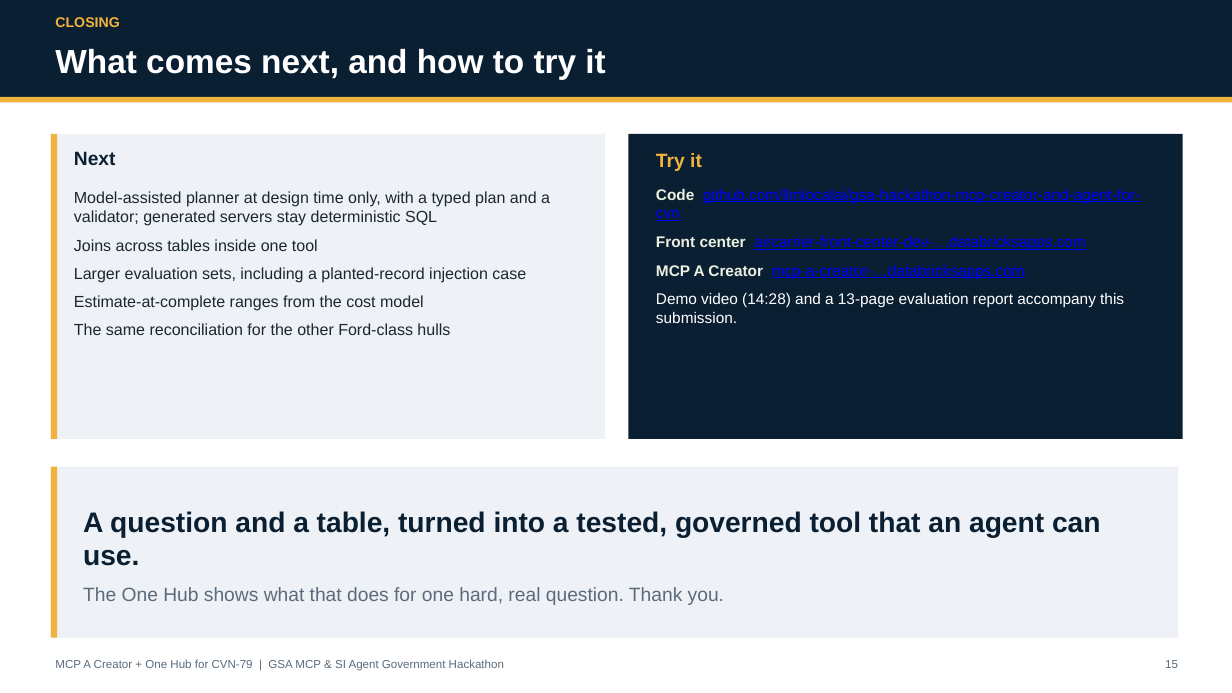
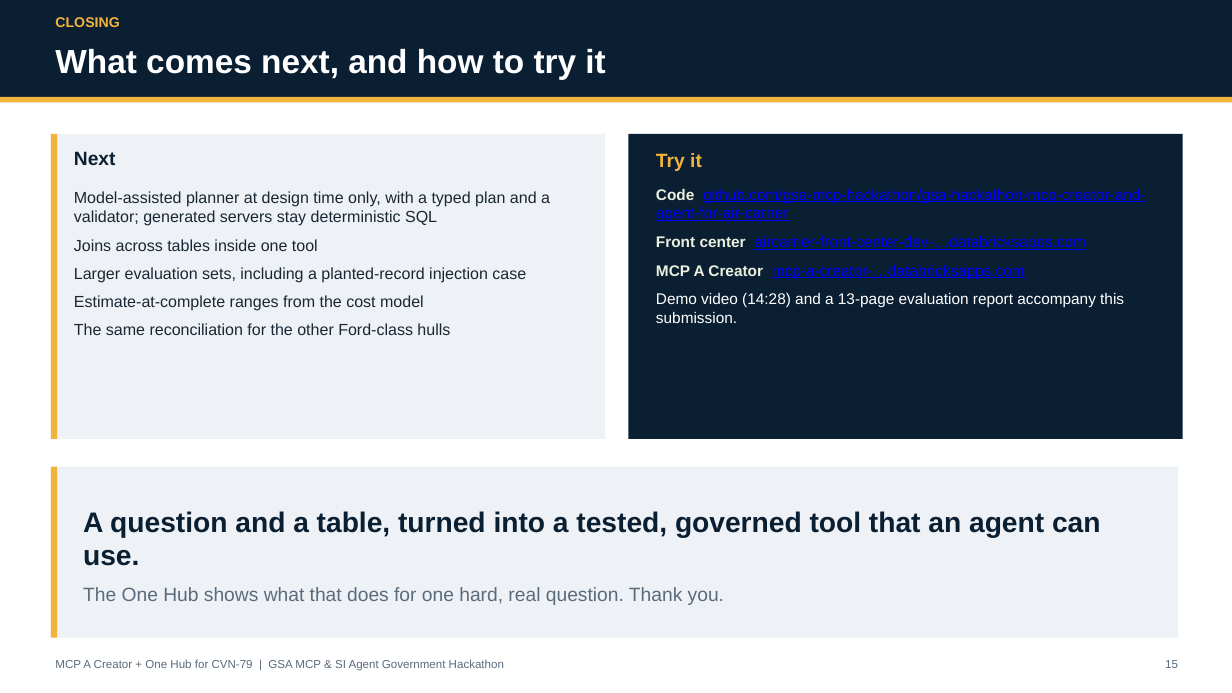
Before and after one commit to gsa-mcp-hackathon/gsa-hackathon-mcp-creator-and-agent-for-air-carrier, a slide deck: slide 15 of docs/submission/mcp-a-creator-one-hub-deck.pptx. Drawn at 1232x693 pixels with LibreOffice and Linux fonts; fonts in the diff are those of the drawing. Boxes give left, top, right and bottom in pixels: in the first picture for what was removed or moved away, otherwise in the second. Text is boxed around its words. In the diff, an @@ line names an element or a change of style, - is before the commit and + after.

```diff
--- a/docs/submission/mcp-a-creator-one-hub-deck.pptx
+++ b/docs/submission/mcp-a-creator-one-hub-deck.pptx
@@ text at [656, 189, 1146, 221]: text changed @@
-Code github.com/llmlocalai/gsa-hackathon-mcp-creator-and-agent-for-cvn
+Code github.com/gsa-mcp-hackathon/gsa-hackathon-mcp-creator-and-agent-for-air-carrier
```
Also in this commit, not shown: 2 other slides changed, 1 other file.
